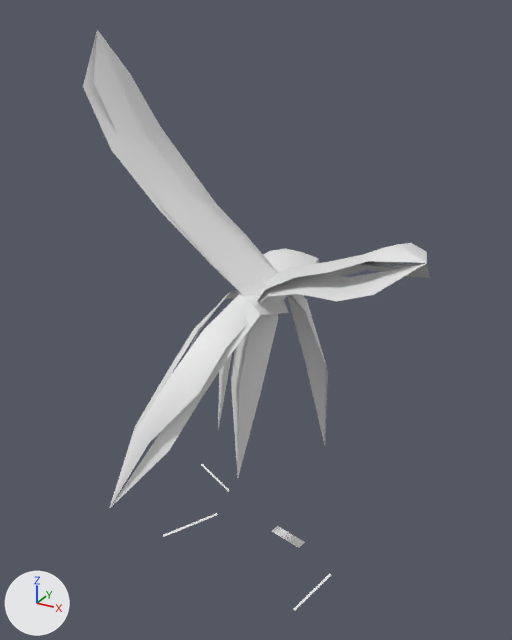
What one commit did to the OBJ model game/assets/models/plants/SM_Plant_BananaMature_Leaf_LOD1.obj.
Rendered twice from a 50 mm lens placed at (3.69, -7.16, 6.64), pointed at (-0.21, -0.07, 3.09). The axes (+X, +Y, +Z) are drawn at lower left. The lights are the same throughout. The first picture is the older version. Where no turn or scale is listed for an object, it has been applied to the vertices. Vertices at exactly the same position are counted once.

Names of what the first picture shows: 'SM_Plant_BananaMature_Leaf_LOD1'.
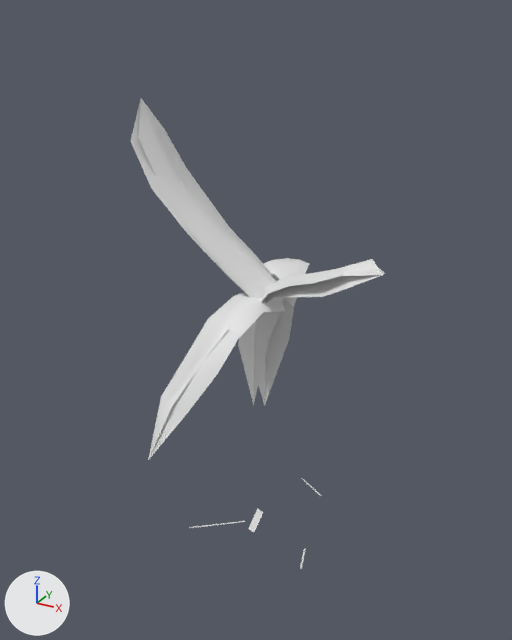
Diff of the bpy script that builds the scene:
```diff
--- a/game/assets/models/plants/SM_Plant_BananaMature_Leaf_LOD1.obj.py
+++ b/game/assets/models/plants/SM_Plant_BananaMature_Leaf_LOD1.obj.py
@@ me_sm_plant_bananamature_leaf_lod1 @@
 # used by ob_sm_plant_bananamature_leaf_lod1; location = (0.0, 0.0, 0.0)
 # verts and faces of me_sm_plant_bananamature_leaf_lod1; kept vertices keep their numbers, new ones are numbered from 206
-me_sm_plant_bananamature_leaf_lod1.from_pydata(...)  # 206 vertices, 258 faces; spans x -2.1..2.13, y -2.2..2.4, z -0.06..6.42
+me_sm_plant_bananamature_leaf_lod1.from_pydata(...)  # 201 vertices, 293 faces; spans x -1.62..1.65, y -1.71..1.85, z -0.07..5.7
+# me_sm_plant_bananamature_leaf_lod1 part 1: the loose piece of 42 vertices spanning x -2.1..0.23, y -0.9..0.36, z 3.3..6.42 is scaled about its middle by 0.769, then moved by (0.22, 0.06, -0.36)
+# me_sm_plant_bananamature_leaf_lod1 part 2: the loose piece of 46 vertices spanning x -1.01..0.26, y -2.2..0.11, z 1.38..3.58 is rebuilt with 42 vertices and now spans x -0.81..0.2, y -1.71..0.09, z 1.81..3.51
+# me_sm_plant_bananamature_leaf_lod1 part 3: the loose piece of 43 vertices spanning x -0.19..2.13, y -1.34..0.3, z 3.3..4.62 is rebuilt with 46 vertices and now spans x -0.15..1.65, y -1.02..0.23, z 3.3..4.32
+# me_sm_plant_bananamature_leaf_lod1 part 4: the loose piece of 37 vertices spanning x -0.94..0.3, y -0.12..2.4, z 2.85..3.75 is rebuilt with 40 vertices and now spans x -0.69..0.23, y -0.09..1.85, z 2.95..3.65
+# me_sm_plant_bananamature_leaf_lod1 part 5: the loose piece of 4 vertices spanning x -1.2..-0.68, y -0.96..-0.3, z -0.04..0.08 is deleted
+# me_sm_plant_bananamature_leaf_lod1 part 6: the loose piece of 4 vertices spanning x 0.95..1.21, y -1.26..-0.69, z -0.06..0.16 is deleted
+# me_sm_plant_bananamature_leaf_lod1 part 7: the loose piece of 4 vertices spanning x -1.49..-0.91, y 0.36..0.51, z -0.06..0.16 is deleted
+# me_sm_plant_bananamature_leaf_lod1 part 8: the loose piece of 4 vertices spanning x 0.13..0.59, y -0.29..-0.08, z -0.03..0.07 is deleted
+# me_sm_plant_bananamature_leaf_lod1 part 9
+# 21 vertices are removed from x -0.79..0.67, y -0.76..0.46, z 1.17..3.37
+# 24 faces are deleted
+# 14 vertices are added at x -0.54..0.12, y -0.13..0.55, z 1.49..3.41
+# 16 new faces join them
+# me_sm_plant_bananamature_leaf_lod1 part 10
+verts[206] = (-0.33, -0.17, 0.01)  # pixel (244, 520)
+verts[207] = (-0.9, -0.73, 0.07)  # pixel (189, 527)
+verts[208] = (-0.87, -0.75, 0.08)  # pixel (189, 528)
+verts[209] = (-0.3, -0.2, 0.02)  # pixel (245, 521)
+verts[214] = (-0.09, 1.18, -0.05)  # pixel (301, 478)
+verts[215] = (0.44, 0.7, 0.13)  # pixel (320, 495)
+verts[216] = (0.46, 0.72, 0.12)  # pixel (322, 496)
+verts[217] = (-0.07, 1.2, -0.07)  # pixel (303, 478)
+verts[218] = (-0.12, -0.27, -0.05)  # pixel (254, 532)
+verts[219] = (-0.17, 0.08, 0.04)  # pixel (263, 512)
+verts[220] = (-0.26, 0.07, 0.08)  # pixel (257, 508)
+verts[221] = (-0.21, -0.28, -0.01)  # pixel (248, 529)
+faces += [(206, 207, 209), (214, 216, 217), (218, 219, 221), (207, 208, 209), (214, 215, 216), (219, 220, 221)]
+# other edits to the shape of me_sm_plant_bananamature_leaf_lod1 do not show in these pictures
```

Where the change shows, as pixel boxes (x1, y1, x2, y2) in the pictures (512 x 640 px; the box of a moved part takes in the faces that stretch with it):
'SM_Plant_BananaMature_Leaf_LOD1', reshaped (26% narrower, 19% shorter)
    before: (83, 30, 430, 611)
    after: (130, 99, 385, 568)
part 1 of me_sm_plant_bananamature_leaf_lod1, moved or reshaped
    before: (83, 30, 287, 305)
    after: (130, 99, 284, 314)
part 2 of me_sm_plant_bananamature_leaf_lod1, rebuilt (24% narrower, 23% shorter)
    before: (109, 290, 289, 508)
    after: (148, 293, 285, 460)
part 3 of me_sm_plant_bananamature_leaf_lod1, rebuilt (28% narrower, 26% shorter)
    before: (259, 243, 430, 303)
    after: (262, 259, 385, 303)
part 4 of me_sm_plant_bananamature_leaf_lod1, rebuilt (18% narrower, 17% shorter)
    before: (263, 248, 319, 306)
    after: (263, 258, 309, 306)
part 5 of me_sm_plant_bananamature_leaf_lod1, deleted
    before: (163, 513, 218, 537)
part 6 of me_sm_plant_bananamature_leaf_lod1, deleted
    before: (294, 574, 331, 611)
part 7 of me_sm_plant_bananamature_leaf_lod1, deleted
    before: (201, 464, 230, 492)
part 8 of me_sm_plant_bananamature_leaf_lod1, deleted
    before: (271, 526, 305, 548)
part 9 of me_sm_plant_bananamature_leaf_lod1, moved or reshaped
    before: (218, 294, 328, 477)
    after: (238, 273, 295, 406)
part 10 of me_sm_plant_bananamature_leaf_lod1, added
    after: (189, 478, 322, 532)
